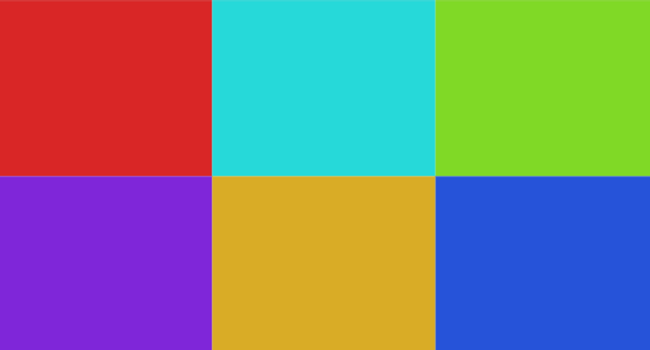
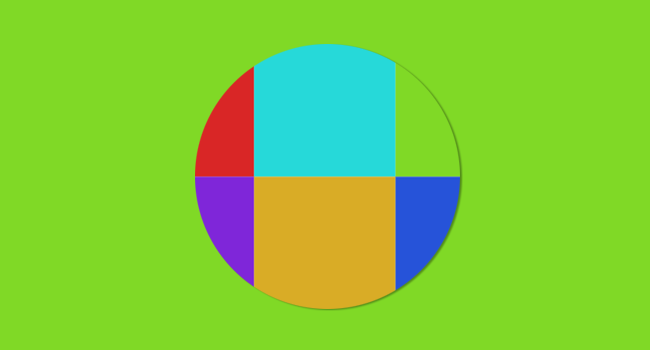
Comparing the layer stacks of the two (650, 350) images. Changes:
removed layer "Layer 5" over box(0, 0, 650, 350)
removed layer "Layer 4" (was addition) over box(0, 75, 645, 350)
renamed "Layer 2" to "Layer 0", showed it, moved it above "Layer 1", painted on it over box(0, 0, 650, 350)
removed layer "Layer 1" over box(0, 0, 650, 350)
removed layer "Background" over box(0, 0, 650, 350)
renamed "Layer 3" to "Layer 1", showed it, painted on it over box(0, 0, 650, 350)
